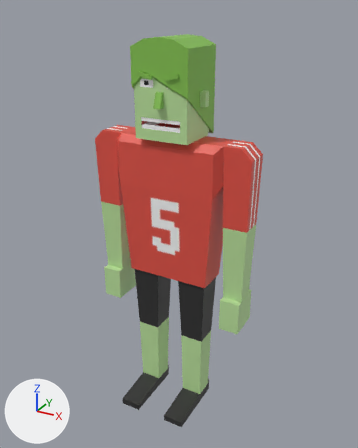
The Blender file Assets/Models/Zombie.blend, before and after one commit.
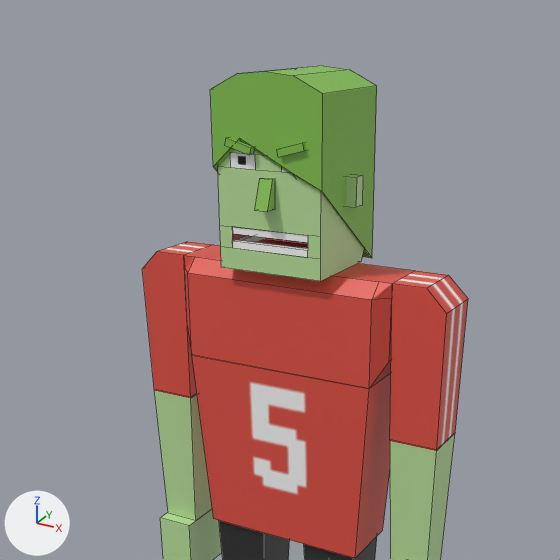
Old and new are each drawn whole from a 50 mm lens placed at (1.692, -3.008, 3.06), pointed at (0.055, -0.031, 1.572) and again close up on the part from 6% to 87% of the width and 0% to 65% of the height. Lighting does not change. The marker at lower left points along +X, +Y and +Z. The close-ups show mesh edges as thin lines.

Names of what the first close-up shows: 'Hair7', 'Head', 'Left Forearm', 'Left Upper Arm', 'Lower Body', 'Right Forearm', 'Right Hand', 'Right Thigh', 'Right Upper Arm', 'Upper Body'.
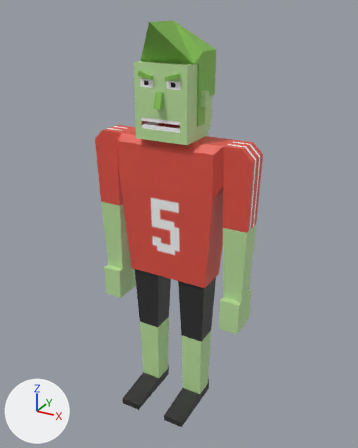
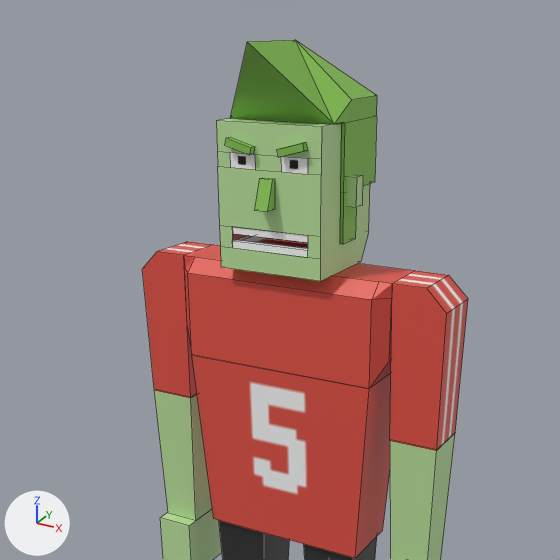
What the commit changed:
Picture 'Zombie.png.001' (img_zombie_png_001) is now built by load_image('Zombie.png.003', '../Textures/Zombie.png', 256, 256, 'sRGB') instead of load_image('Zombie.png.001', '../Textures/Zombie.png', 256, 256, 'sRGB').
Mesh me_cube_016_1 is new.
It has 41 vertices, 38 faces and spans x -0.213..0.213, y -0.4..0.25, z -0.3..0.2.
It uses material mat_zombie_png_001 (picture img_zombie_png_001).
Object 'Hair7' (ob_hair7) is now hidden.
Object 'Hair9' (ob_hair9) is new; it shows me_cube_016_1.
Its location is (0.0, 0.0, 2.725).
Its rotation in degrees is (90, 0, -180).

Where the change shows, as pixel boxes [x1, y1, x2, y2] in the close-ups (560 x 560 px):
'Hair7', hidden (green): before [210, 66, 377, 258]
'Hair9', added (green): after [230, 40, 377, 244]
